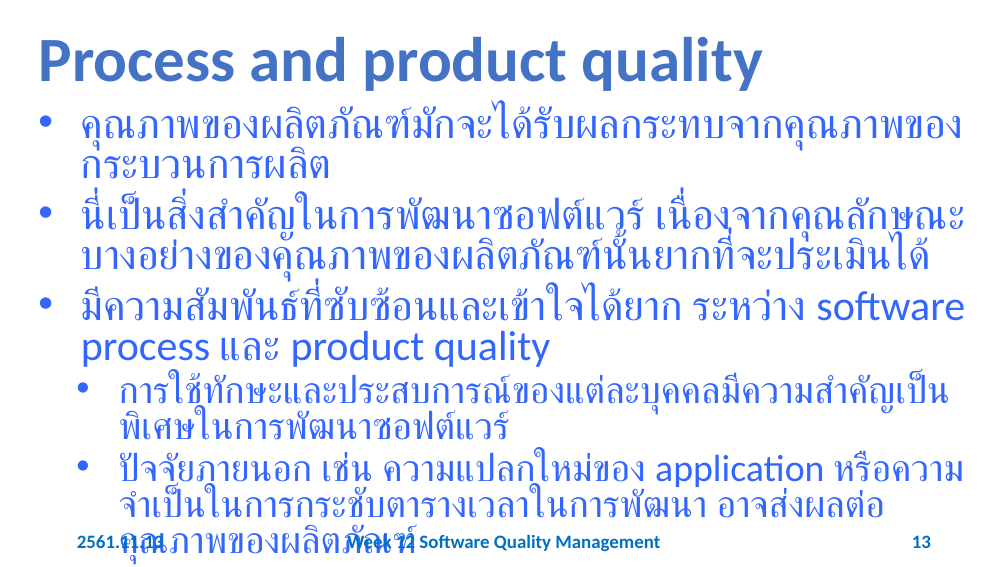
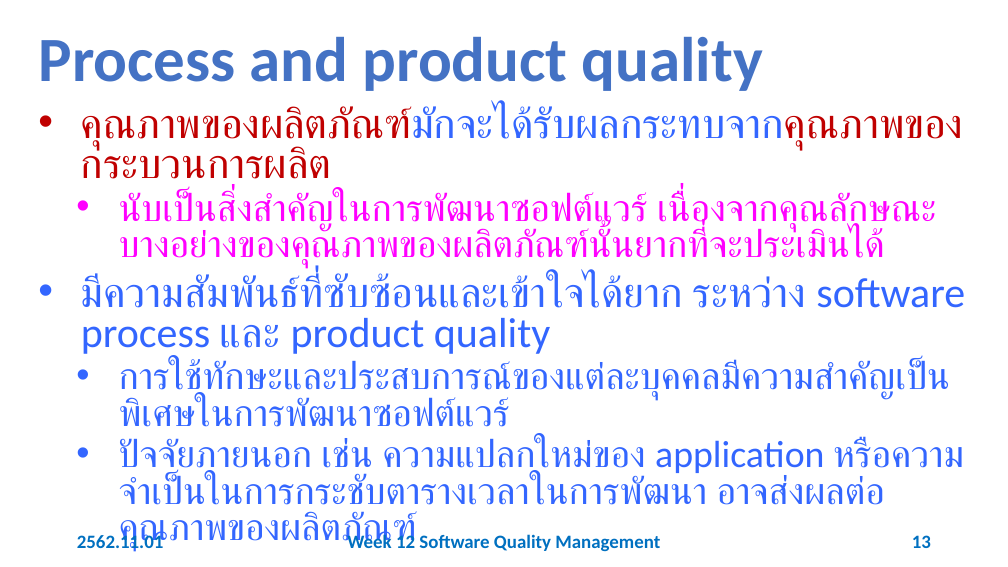
Before and after one commit to 03376806-software-engineering/Week-12-Software-Quality-Management, a slide deck: slide 13 of Slides/Week 12 Software Quality Management.pptx. Drawn at 1008x567 pixels with LibreOffice and Linux fonts; fonts in the diff are those of the drawing. Boxes give left, top, right and bottom in pixels: in the first picture for what was removed or moved away, otherwise in the second. Text is boxed around its words. In the diff, an @@ line names an element or a change of style, - is before the commit and + after.

```diff
--- a/Slides/Week 12 Software Quality Management.pptx
+++ b/Slides/Week 12 Software Quality Management.pptx
@@ text at (81,106,963,190): text colour #3366FF to #C00000 in "คุณภาพของผลิตภัณฑ์มักจะได้รับผลกระทบจากคุณภาพของกระบวนการผลิ ..." @@
@@ text at (119,191,937,267): text changed; size 40 to 36 pt; text colour #3366FF to #FF00FF @@
-• นี่เป็นสิ่งสำคัญในการพัฒนาซอฟต์แวร์ เนื่องจากคุณลักษณะบางอย่างของคุณภาพของผลิตภัณฑ์นั้นยากที่จะประเมินได้
+  • นับเป็นสิ่งสำคัญในการพัฒนาซอฟต์แวร์ เนื่องจากคุณลักษณะบางอย่างของคุณภาพของผลิตภัณฑ์นั้นยากที่จะประเมินได้
@@ text at (77,532,164,552): text changed @@
-2561.11.13
+2562.11.01
```
Also in this commit, not shown: 53 other slides changed.
